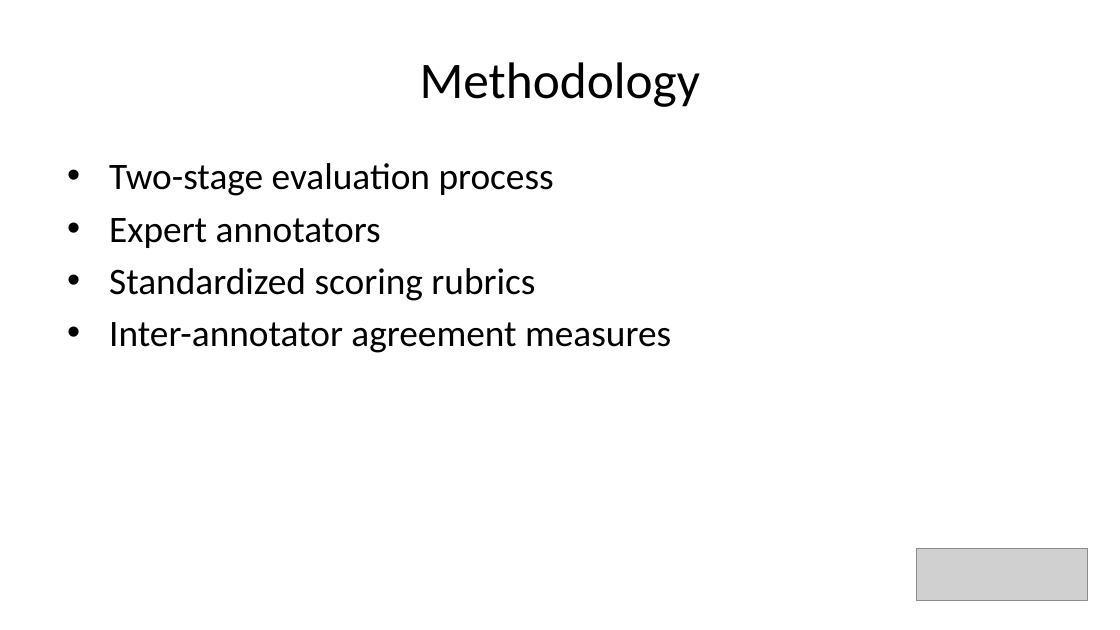
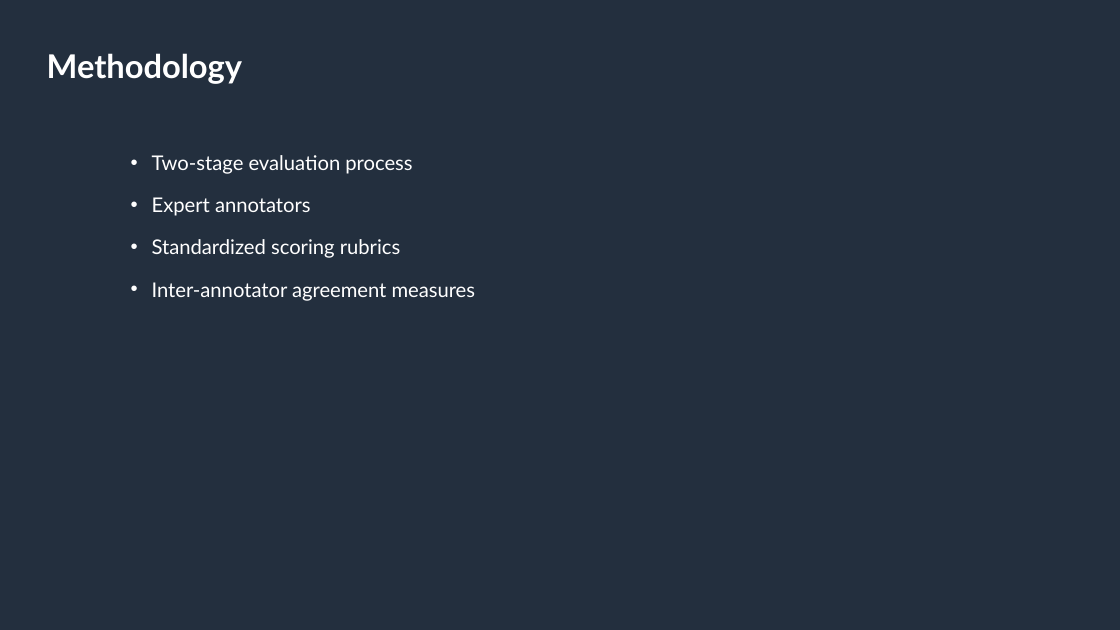
Before and after one commit to amazon-science/wraval, a slide deck: slide 7 of resources/wraval_presentation.pptx. Drawn at 1120x630 pixels with LibreOffice and Linux fonts; fonts in the diff are those of the drawing; grey boxes stand for pictures. Boxes give left, top, right and bottom in pixels: in the first picture for what was removed or moved away, otherwise in the second. Text is boxed around its words. In the diff, an @@ line names an element or a change of style, - is before the commit and + after.

```diff
--- a/resources/wraval_presentation.pptx
+++ b/resources/wraval_presentation.pptx
@@ background #FFFFFF to #232F3E @@
@@ title "Methodology": place and size @@
-title "Methodology" at [420, 62, 700, 107]
+title "Methodology" at [47, 53, 242, 84]
@@ title "Methodology" at [47, 53, 242, 84]: size 33 to 21 pt, font Calibri to Lato, text colour #000000 to #FFFFFF, bold on; alignment centre to left; line spacing 1 to 23pt; vertical alignment middle to top @@
@@ text "Two-stage evaluation process": place and size @@
-text "Two-stage evaluation process" at [109, 163, 671, 353]
+text "Two-stage evaluation process" at [152, 155, 476, 301]
@@ text "Two-stage evaluation process" at [152, 155, 476, 301]: size 24 to 13 pt, font Calibri to Lato, text colour #000000 to #FFFFFF; indent changed; line spacing 1 to 18pt; more space between paragraphs @@
@@ picture removed at [916, 549, 1088, 600] @@
```
Also in this commit, not shown: 7 other slides changed, 1 slide added, 1 slide removed, 11 other files.
